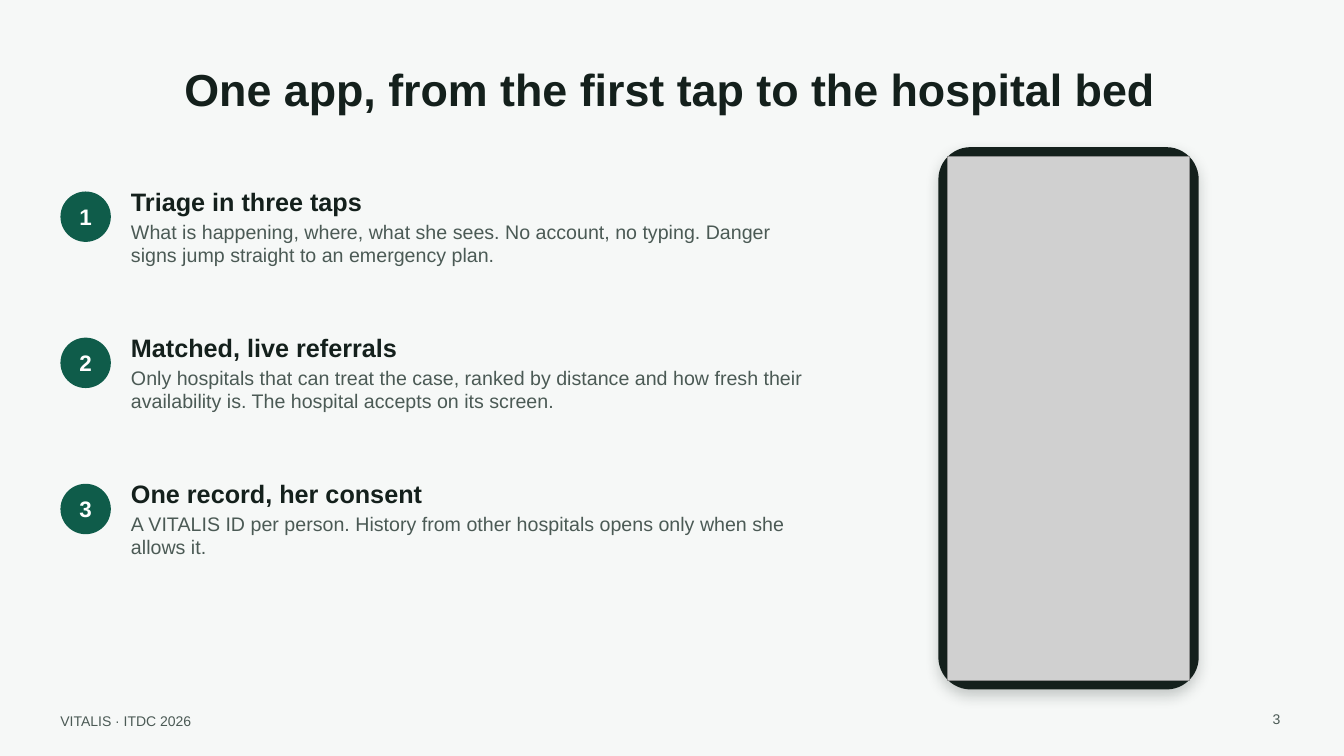
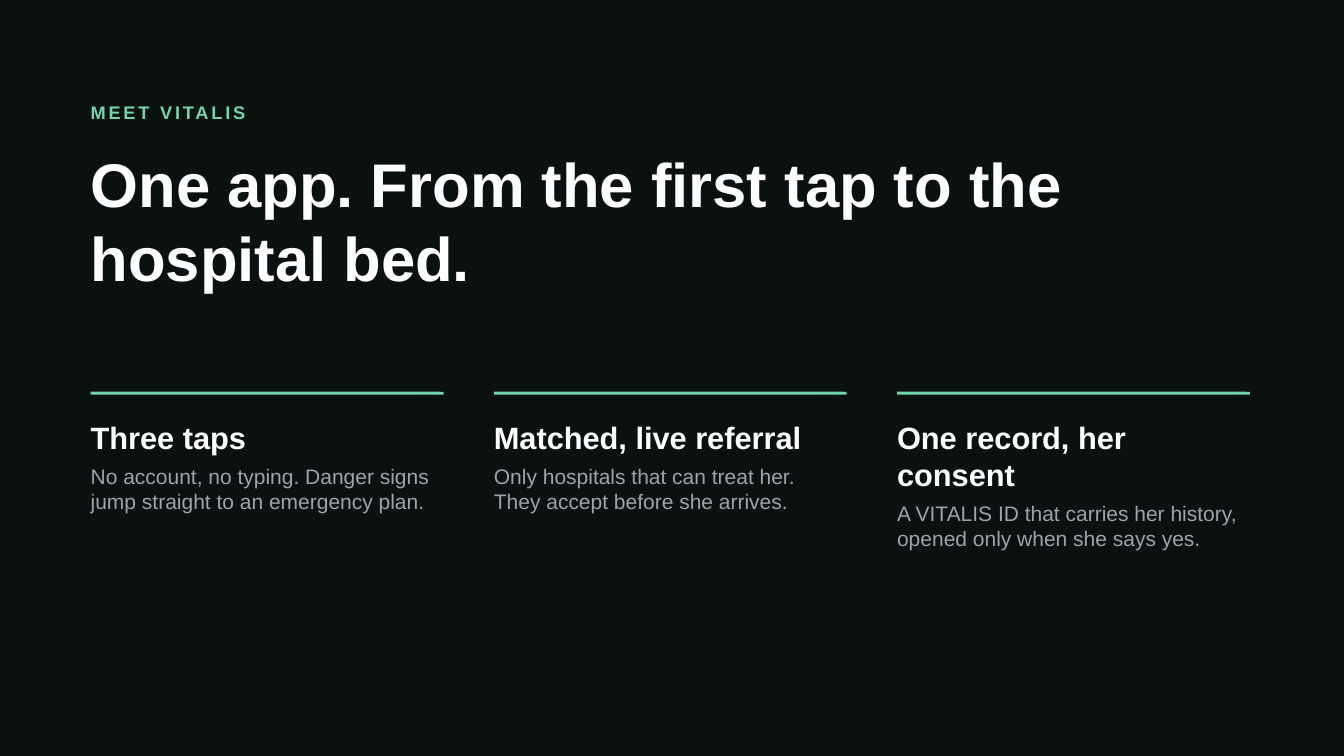
Before and after one commit to 0la-mide/vitalis, a slide deck: slide 4 of pitch/VITALIS-presentation.pptx (slide 3 before the commit). Drawn at 1344x756 pixels with LibreOffice and Linux fonts; fonts in the diff are those of the drawing; grey boxes stand for pictures. Boxes give left, top, right and bottom in pixels: in the first picture for what was removed or moved away, otherwise in the second. Text is boxed around its words. In the diff, an @@ line names an element or a change of style, - is before the commit and + after.

Commit message:
Pitch: new deck (app, people, access, availability, adoption, benefits), silent film prompt, teleprompter, NHIA one-pager
New screens for no signal, the hospital outbox, cost and coverage, the chemist's month and
patient-reported history.

```diff
--- a/pitch/VITALIS-presentation.pptx
+++ b/pitch/VITALIS-presentation.pptx
@@ background #F6F8F7 to #0B1110 @@
@@ text added at [91, 101, 696, 136], 13 pt, text #6FD6AE, bold @@
+MEET VITALIS
@@ text "One app. From the first ..." at [91, 162, 1061, 293]: vertical alignment middle to top @@
@@ rounded rectangle removed at [939, 147, 1199, 690] @@
@@ text at [91, 162, 1061, 293]: text changed; size 32 to 44 pt; text colour #14201C to #FFFFFF @@
-One app, from the first tap to the hospital bed
+One app. From the first tap to the hospital bed.
@@ picture removed at [948, 156, 1190, 681] @@
@@ ellipse removed at [60, 192, 111, 242] @@
@@ text removed at [79, 209, 91, 225] @@
-1
@@ ellipse removed at [60, 338, 111, 388] @@
@@ text removed at [79, 355, 91, 371] @@
-2
@@ text removed at [131, 338, 802, 412] @@
-Matched, live referrals
-Only hospitals that can treat the case, ranked by distance and how fresh their availability is. The hospital accepts on its screen.
@@ line added from (91, 393) to (444, 393), #6FD6AE 2 pt @@
@@ line added from (494, 393) to (847, 393), #6FD6AE 2 pt @@
@@ text "One record, her consent": place and size @@
-text "One record, her consent" at [131, 484, 784, 554]
+text "One record, her consent" at [897, 426, 1237, 551]
@@ line added from (897, 393) to (1250, 393), #6FD6AE 2 pt @@
@@ text at [91, 426, 429, 514]: text changed; size 14 to 15 pt; text colour #4B5A55 to #A1A1A6 @@
-Triage in three taps
-What is happening, where, what she sees. No account, no typing. Danger signs jump straight to an emergency plan.
+Three taps
+No account, no typing. Danger signs jump straight to an emergency plan.
@@ text added at [494, 426, 801, 514], 15 pt, text #A1A1A6 @@
+Matched, live referral
+Only hospitals that can treat her. They accept before she arrives.
@@ text at [897, 426, 1126, 487]: size 18 to 22 pt, text colour #14201C to #FFFFFF in "One record, her consent"; more space between paragraphs @@
@@ ellipse removed at [60, 484, 111, 534] @@
@@ text removed at [79, 501, 91, 518] @@
-3
@@ text at [897, 506, 1237, 551]: text changed; size 14 to 15 pt; text colour #4B5A55 to #A1A1A6 @@
-A VITALIS ID per person. History from other hospitals opens only when she allows it.
+A VITALIS ID that carries her history, opened only when she says yes.
@@ text removed at [60, 716, 191, 726] @@
-VITALIS · ITDC 2026
@@ page number removed at [1273, 714, 1281, 724] @@
-3
```
Also in this commit, not shown: 5 other slides changed, 18 slides added, 6 slides removed, 22 other files.
